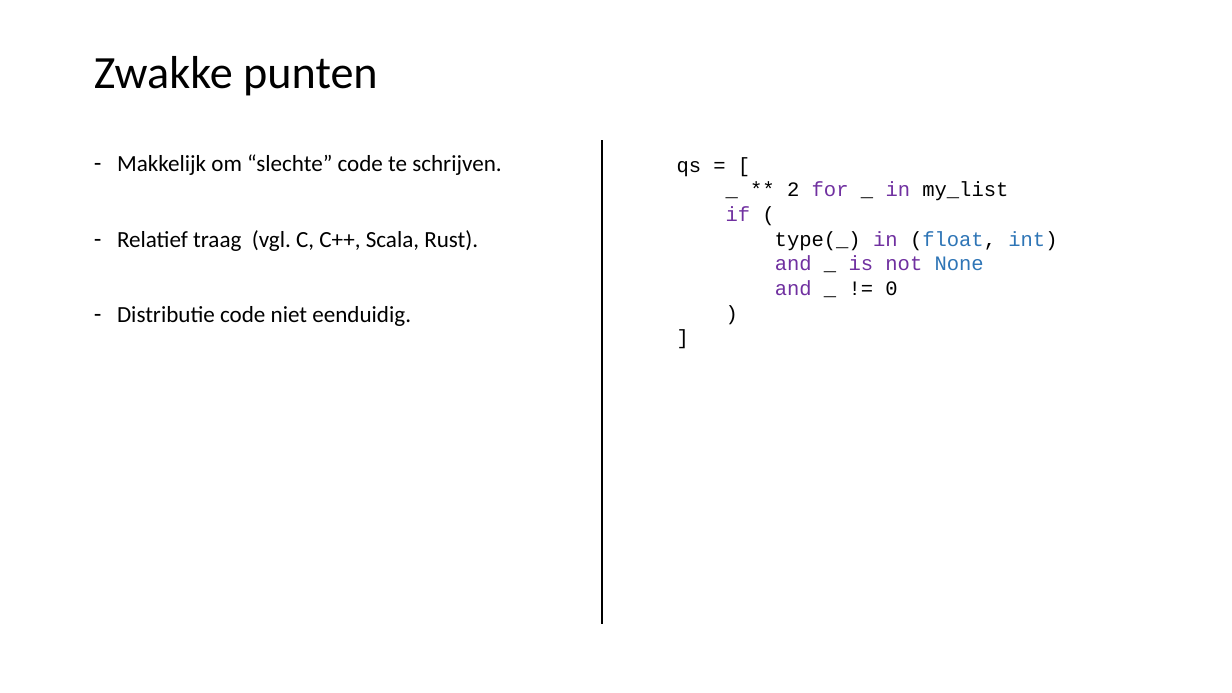
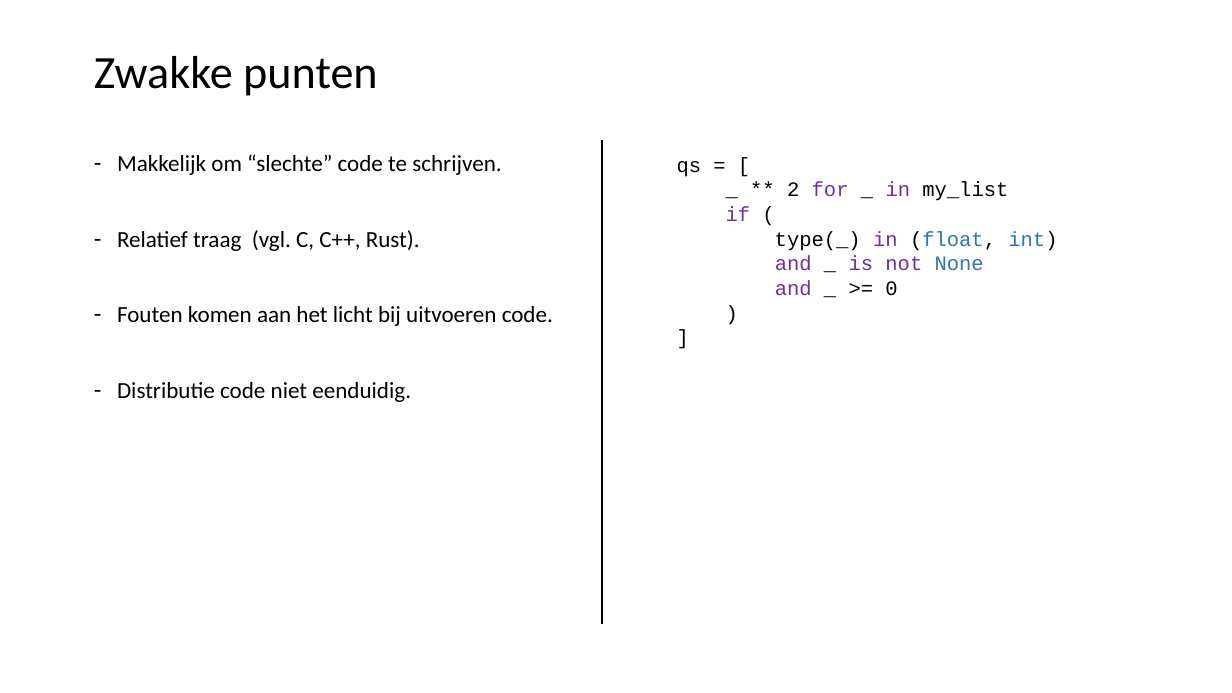
Before and after one commit to LFKoning/knowledge-sharing, a slide deck: slide 5 of python_course_4p/1_venv_package/1_venv_package.pptx. Drawn at 1232x693 pixels with LibreOffice and Linux fonts; fonts in the diff are those of the drawing. Boxes give left, top, right and bottom in pixels: in the first picture for what was removed or moved away, otherwise in the second. Text is boxed around its words. In the diff, an @@ line names an element or a change of style, - is before the commit and + after.

```diff
--- a/python_course_4p/1_venv_package/1_venv_package.pptx
+++ b/python_course_4p/1_venv_package/1_venv_package.pptx
@@ text at bbox=[117, 230, 553, 326]: text changed @@
-– Relatief traag (vgl. C, C++, Scala, Rust).
+– Relatief traag (vgl. C, C++, Rust).
+– Fouten komen aan het licht bij uitvoeren code.
@@ text at bbox=[775, 280, 897, 296]: text changed @@
-and _ != 0
+and _ >= 0
```
Also in this commit, not shown: 8 other slides changed, 2 slides added, 1 other file.
